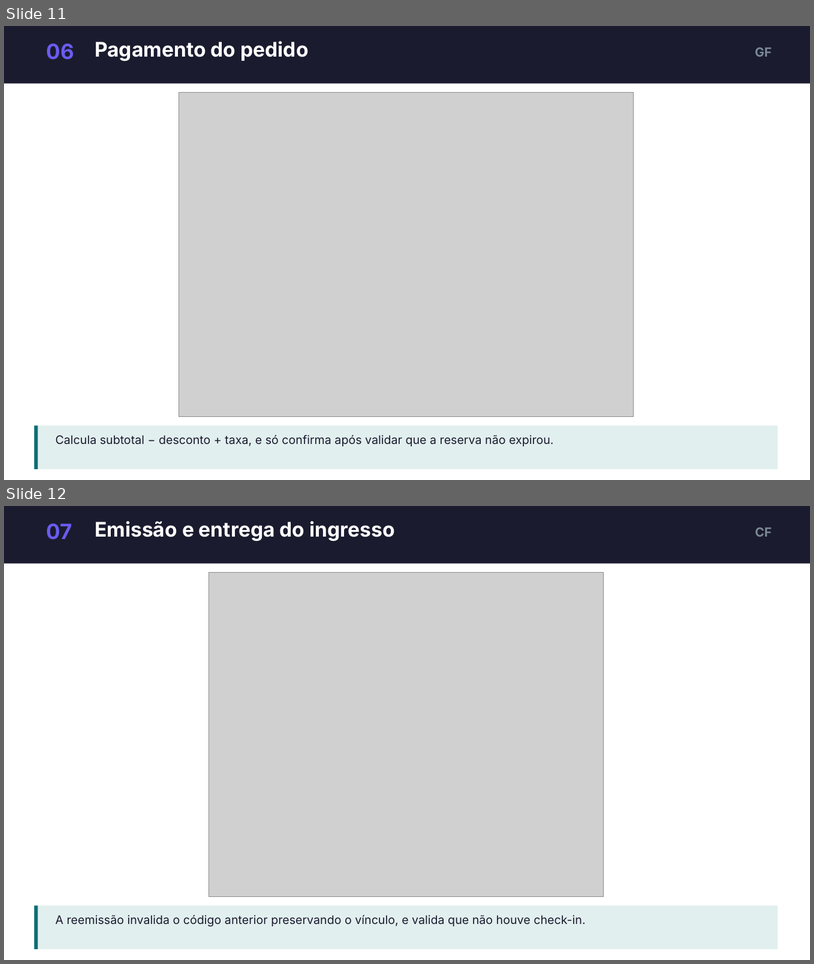
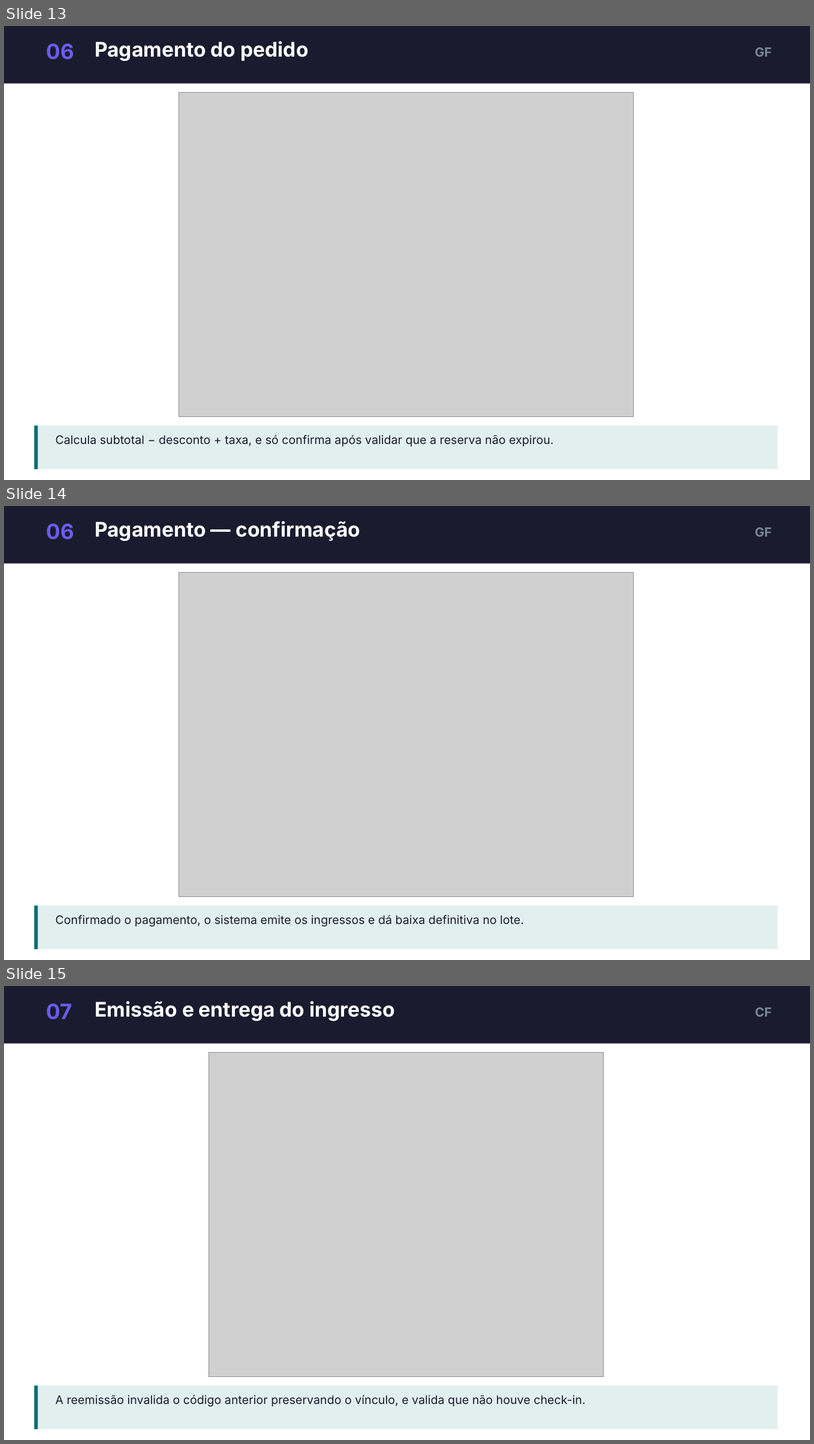
Before and after one commit to dudumalheiros/BilhetePass, a slide deck: docs/slides/BilhetePass-apresentacao.pptx. Shown one above the other, each under a label of ours: slides 11 and 12 before the commit, slides 13, 14 and 15 after it. The pictures are 814x964 and 814x1444 pixels, drawn with LibreOffice and Linux fonts; fonts in the diff are those of the drawing; grey boxes stand for pictures. Boxes give left, top, right and bottom in pixels: in the first picture for what was removed or moved away, otherwise in the second. Text is boxed around its words. In the diff, an @@ line names an element or a change of style, - is before the commit and + after.

```diff
--- a/docs/slides/BilhetePass-apresentacao.pptx
+++ b/docs/slides/BilhetePass-apresentacao.pptx
@@ slide 14 added at bbox=[4, 506, 810, 960], background #FFFFFF @@
@@ rectangle added at bbox=[4, 506, 810, 564], fill #1A1B2E @@
@@ text added at bbox=[47, 523, 74, 540], 25 pt, text #6B5CF0, bold @@
+06
@@ text added at bbox=[95, 521, 360, 541], 24 pt, text #FFFFFF, bold @@
+Pagamento — confirmação
@@ text added at bbox=[755, 527, 772, 537], 15 pt, text #7B8997, bold @@
+GF
@@ picture added at bbox=[179, 573, 634, 896] @@
@@ rectangle added at bbox=[34, 905, 779, 949], fill #E2EFEF @@
@@ rectangle added at bbox=[34, 905, 38, 949], fill #0B6E73 @@
@@ text added at bbox=[56, 915, 524, 927], 14 pt, text #1A1B2E @@
+Confirmado o pagamento, o sistema emite os ingressos e dá baixa definitiva no lote.
@@ what was slide 11 is now slide 13 @@
@@ what was slide 12 is now slide 15 @@
```
Also in this commit, not shown: 2 slides changed, 3 other slides added.
